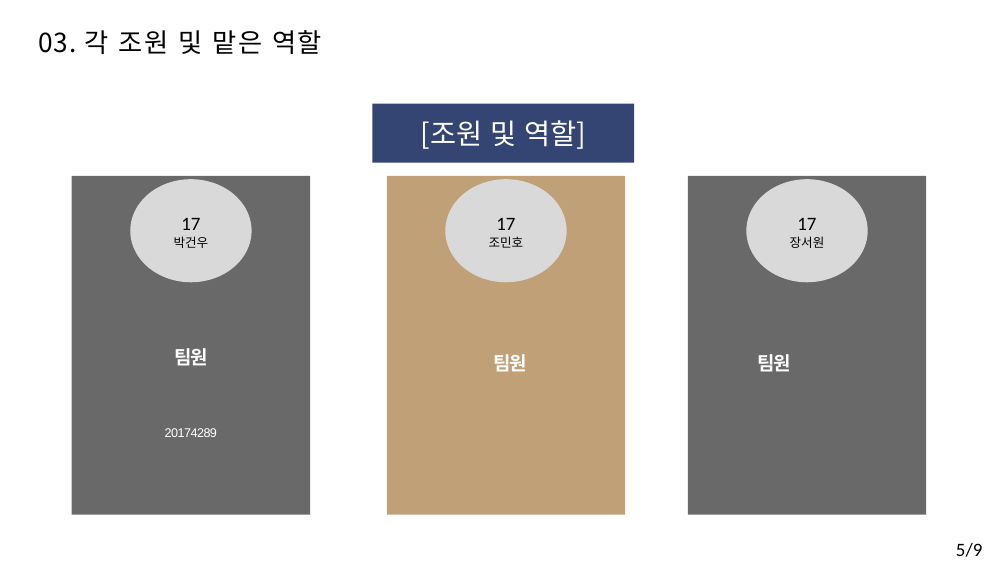
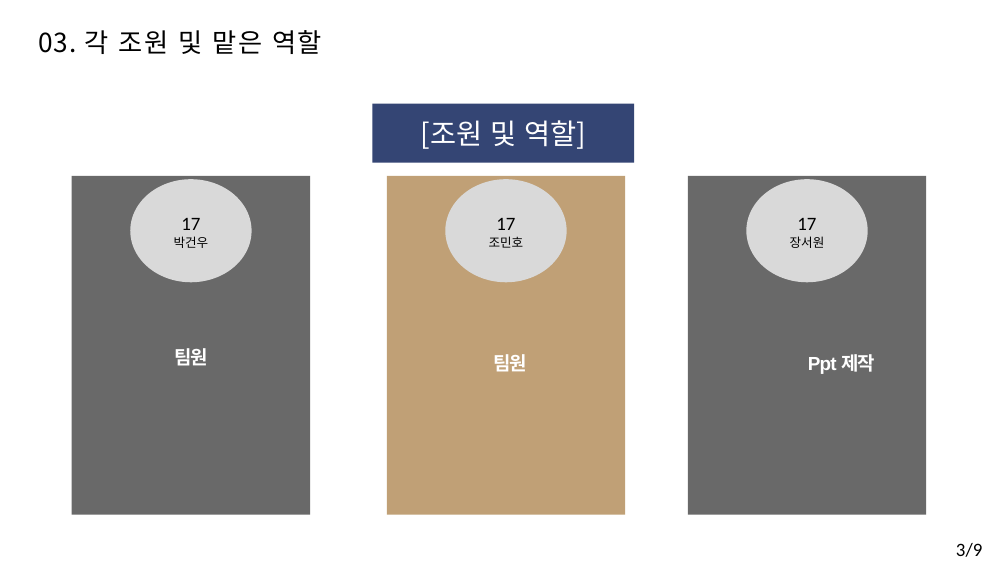
Before and after one commit to pgw3435/B, a slide deck: slide 5 of 오픈소스B.pptx (slide 6 before the commit). Drawn at 1008x567 pixels with LibreOffice and Linux fonts; fonts in the diff are those of the drawing. Boxes give left, top, right and bottom in pixels: in the first picture for what was removed or moved away, otherwise in the second. Text is boxed around its words. In the diff, an @@ line names an element or a change of style, - is before the commit and + after.

```diff
--- a/오픈소스B.pptx
+++ b/오픈소스B.pptx
@@ text at (x1=808, y1=354, x2=875, y2=374): text changed @@
-팀원
+Ppt 제작
@@ text removed at (x1=165, y1=428, x2=217, y2=437) @@
-20174289
@@ text at (x1=956, y1=543, x2=982, y2=557): text changed @@
-5/9
+3/9
```
Also in this commit, not shown: 5 other slides changed, 4 slides added, 2 slides removed.
